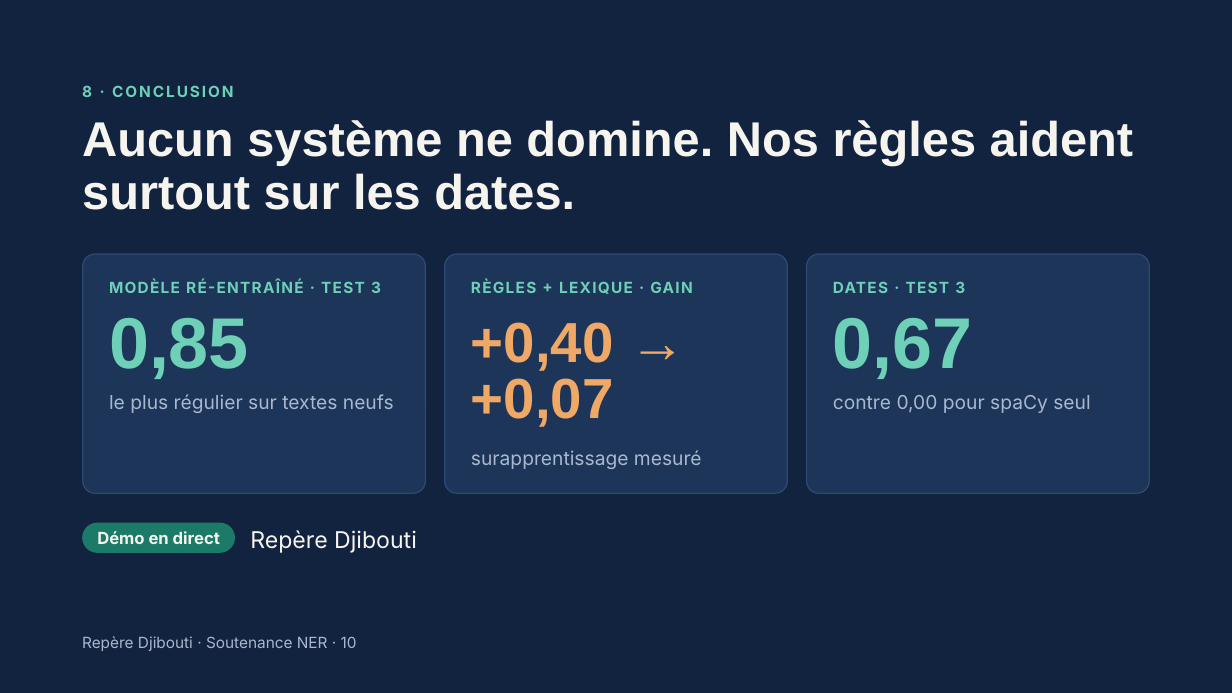
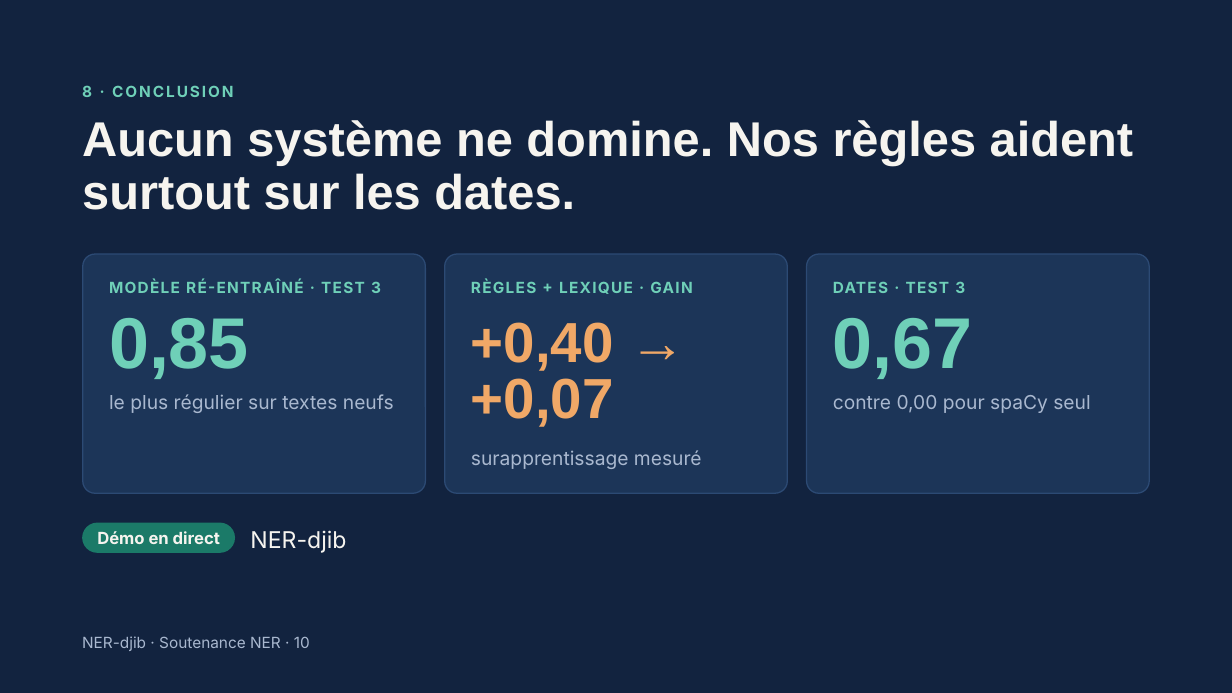
Before and after one commit to Mani26368/taln-ner-djibouti, a slide deck: slide 10 of livrables/Slides_NER_Djibouti.pptx. Drawn at 1232x693 pixels with LibreOffice and Linux fonts; fonts in the diff are those of the drawing. Boxes give left, top, right and bottom in pixels: in the first picture for what was removed or moved away, otherwise in the second. Text is boxed around its words. In the diff, an @@ line names an element or a change of style, - is before the commit and + after.

Commit message:
Application renommée NER-djib ; textes sans termes techniques ; livrables mis à jour

```diff
--- a/livrables/Slides_NER_Djibouti.pptx
+++ b/livrables/Slides_NER_Djibouti.pptx
@@ text at (250,530,346,553): text changed @@
-Repère Djibouti
+NER-djib
@@ text at (82,636,310,651): text changed @@
-Repère Djibouti · Soutenance NER · 10
+NER-djib · Soutenance NER · 10
```
Also in this commit, not shown: 9 other slides changed, 10 other files.
